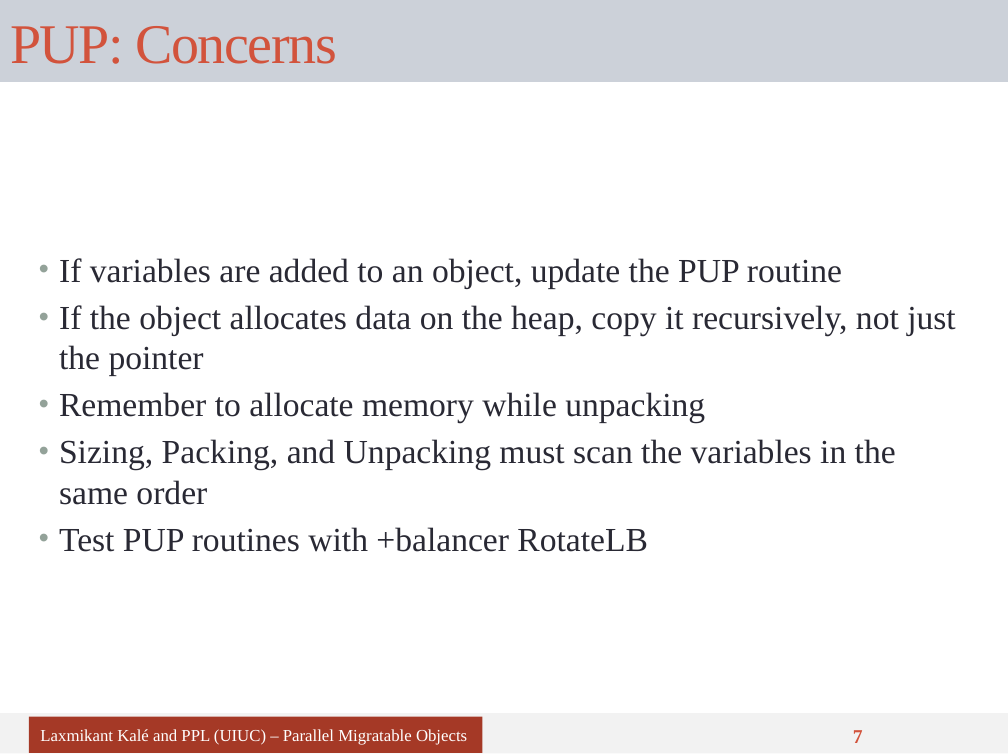
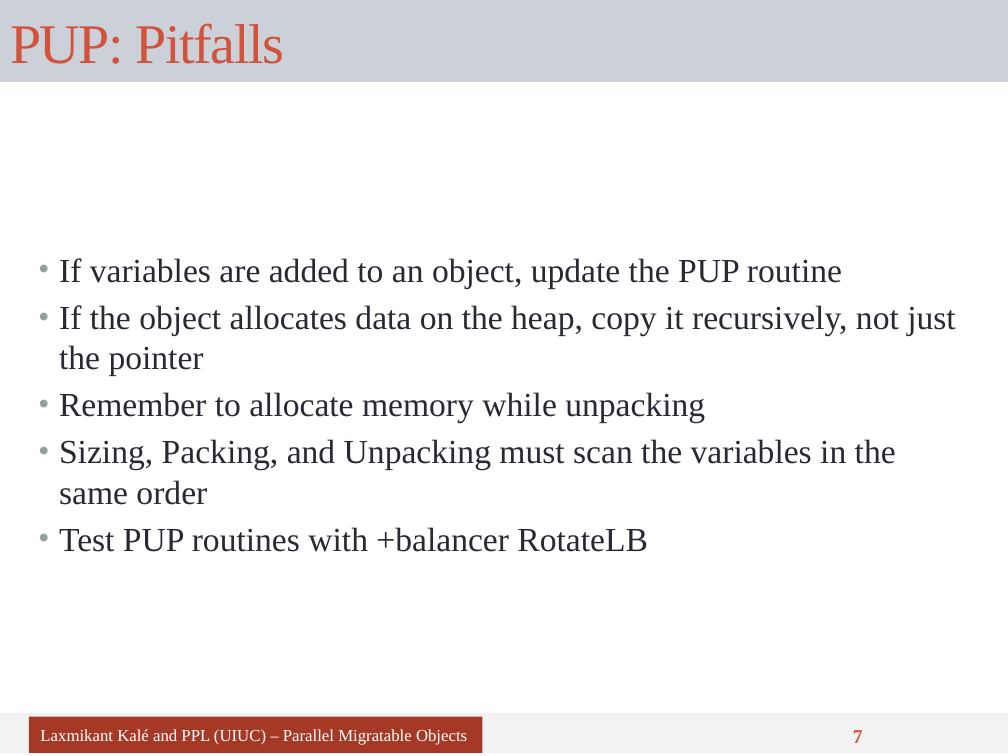
Before and after one commit to UIUC-PPL/charm_tutorial, a slide deck: slide 7 of tutorial-06-migratability.pptx. Drawn at 1008x756 pixels with LibreOffice and Linux fonts; fonts in the diff are those of the drawing. Boxes give left, top, right and bottom in pixels: in the first picture for what was removed or moved away, otherwise in the second. Text is boxed around its words. In the diff, an @@ line names an element or a change of style, - is before the commit and + after.

Commit message:
minor

```diff
--- a/tutorial-06-migratability.pptx
+++ b/tutorial-06-migratability.pptx
@@ title at box(10, 23, 284, 64): text changed @@
-PUP: Concerns
+PUP: Pitfalls
```
